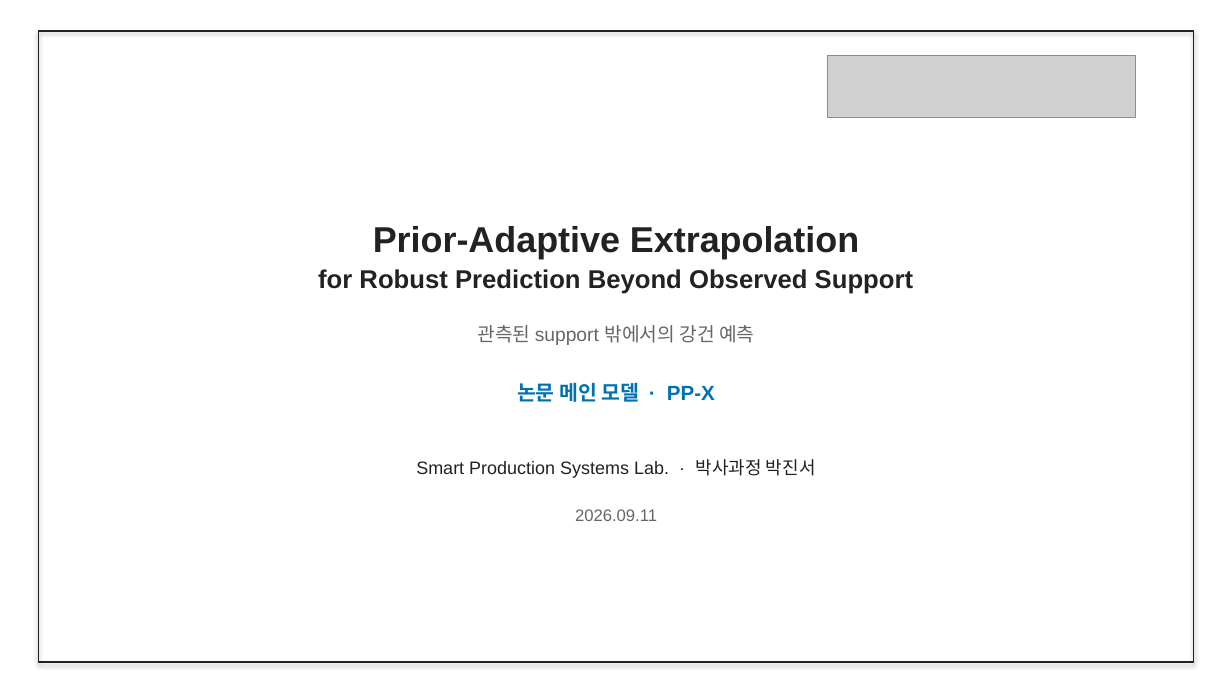
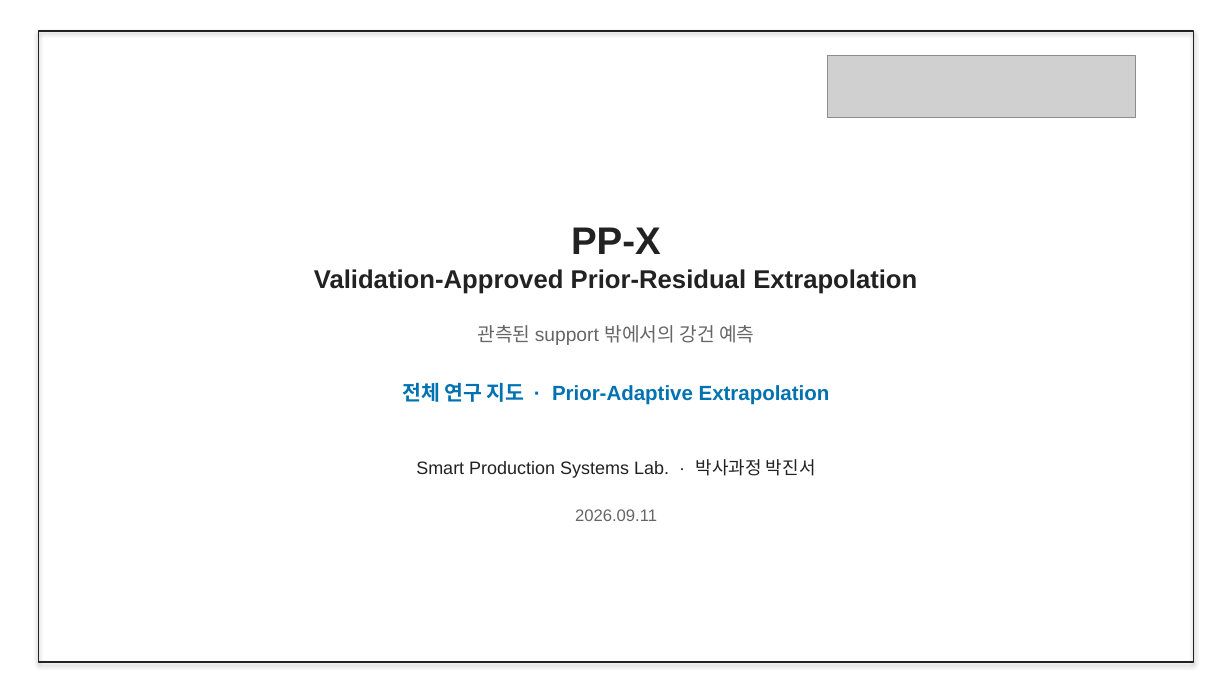
Before and after one commit to amumujs-create/pp-extrapolation, a slide deck: slide 1 of ppt/PP-X_Research_Detailed_v2.pptx. Drawn at 1232x693 pixels with LibreOffice and Linux fonts; fonts in the diff are those of the drawing; grey boxes stand for pictures. Boxes give left, top, right and bottom in pixels: in the first picture for what was removed or moved away, otherwise in the second. Text is boxed around its words. In the diff, an @@ line names an element or a change of style, - is before the commit and + after.

```diff
--- a/ppt/PP-X_Research_Detailed_v2.pptx
+++ b/ppt/PP-X_Research_Detailed_v2.pptx
@@ text at (571, 227, 661, 254): text changed; size 28 to 30 pt @@
-Prior-Adaptive Extrapolation
+PP-X
@@ text at (314, 269, 917, 294): text changed @@
-for Robust Prediction Beyond Observed Support
+Validation-Approved Prior-Residual Extrapolation
@@ text at (402, 382, 830, 405): text changed @@
-논문 메인 모델 · PP-X
+전체 연구 지도 · Prior-Adaptive Extrapolation
```
Also in this commit, not shown: 37 other slides changed, 1 slide added, 5 other files.
